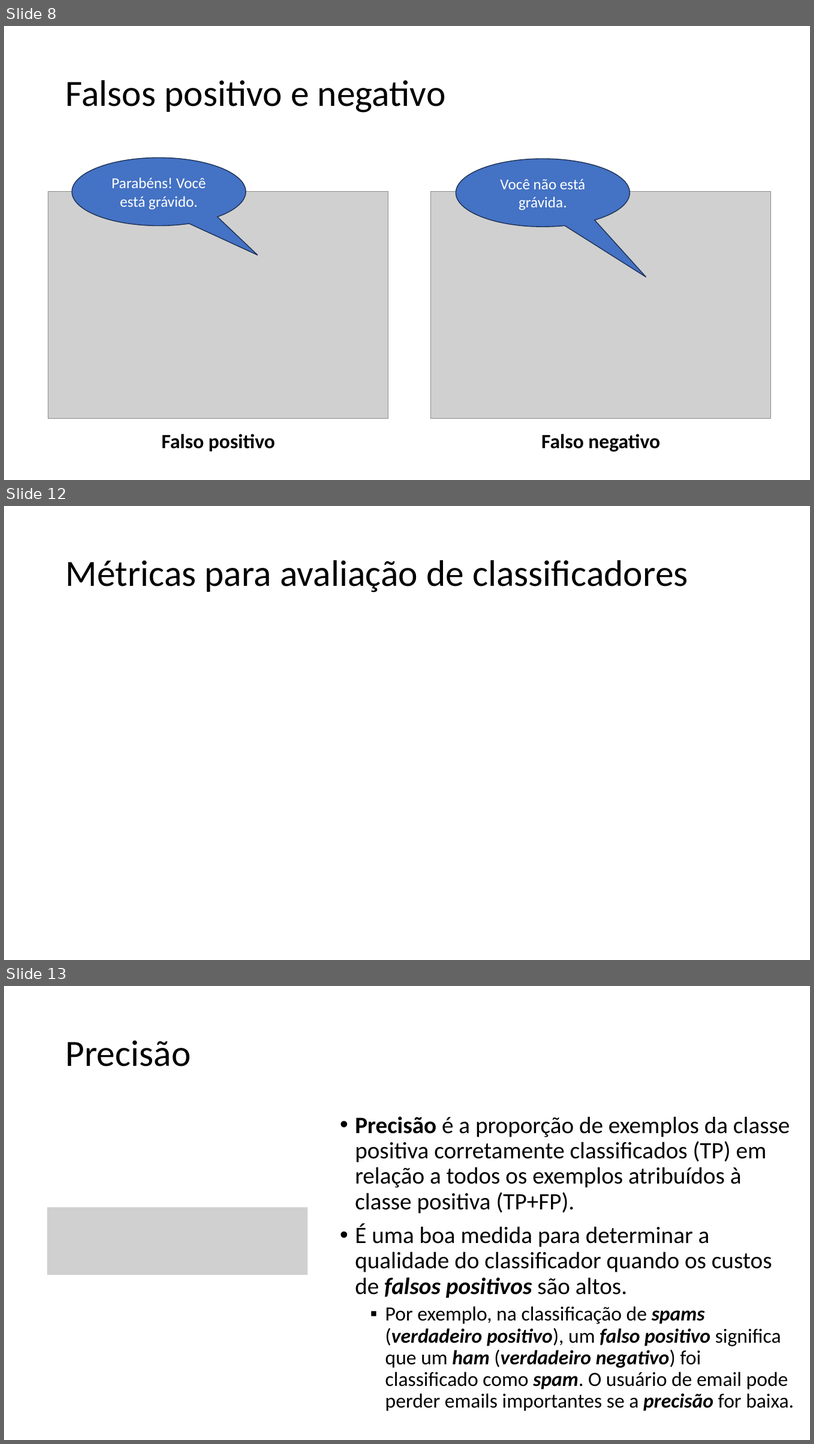
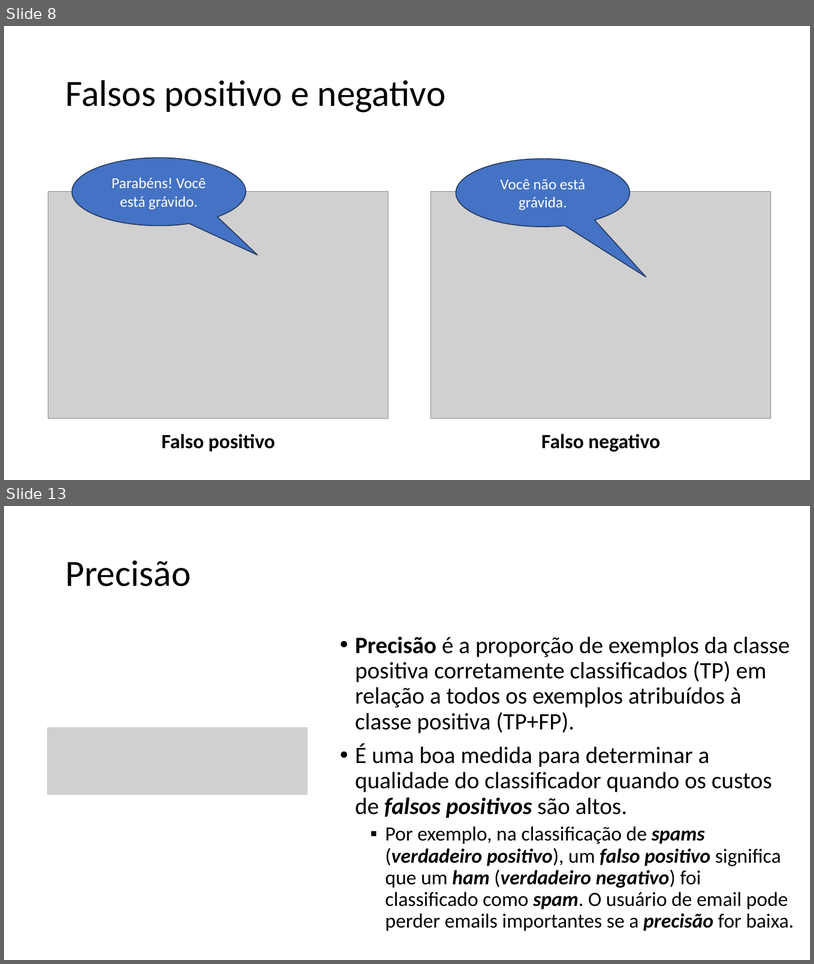
Before and after one commit to zz4fap/tp557-iot-ml, a slide deck: slides/TP557_11_Métricas_de_Classificação.pptx. Shown one above the other, each under a label of ours: slides 8, 12 and 13 before the commit, slides 8 and 13 after it; the slides between them are not shown. The pictures are 814x1444 and 814x964 pixels, drawn with LibreOffice and Linux fonts; fonts in the diff are those of the drawing; grey boxes stand for pictures. Boxes give left, top, right and bottom in pixels: in the first picture for what was removed or moved away, otherwise in the second. Text is boxed around its words. In the diff, an @@ line names an element or a change of style, - is before the commit and + after.

```diff
--- a/slides/TP557_11_Métricas_de_Classificação.pptx
+++ b/slides/TP557_11_Métricas_de_Classificação.pptx
@@ slide 12 removed at bbox=[4, 506, 810, 960], background #FFFFFF @@
@@ title removed at bbox=[65, 560, 689, 592] @@
-Métricas para avaliação de classificadores
```
Also in this commit, not shown: 2 slides changed, 2 slides added.
